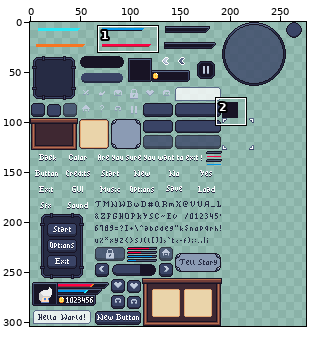
File history of a pixel-art file, assets/GUI.ase. Above, an overview of the earlier version with the close-up marked.
Close-up. Earlier state:
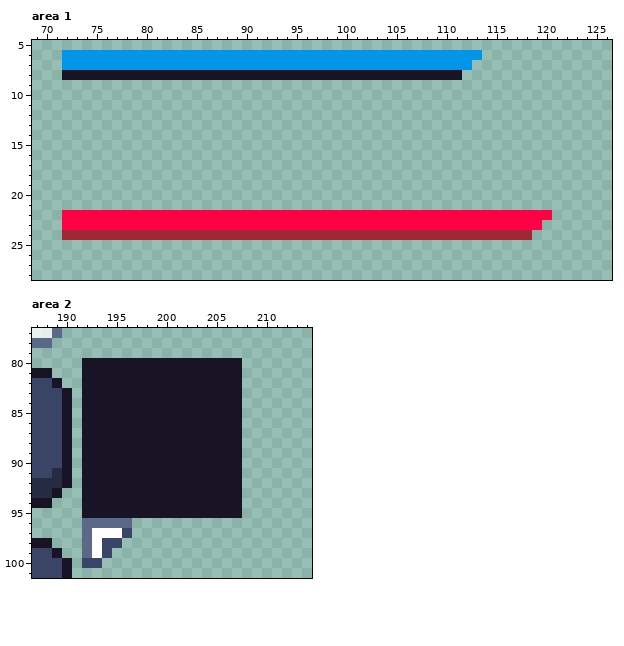
401x304 pixels, 1 frame. Shown: area 1: x 69..126, y 5..28; area 2: x 187..214, y 77..101. The wide view leaves out empty margins.
After:
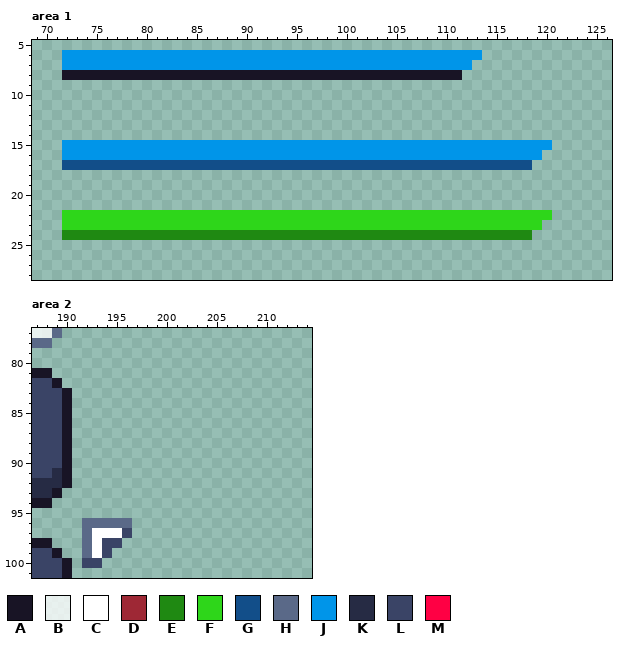
Palette (. is transparent): A #181425  B #ffffffc8  C #ffffff  D #9e2835  E #1f8912  F #2ed61a  G #124e89  H #5a6988  J #0095e9  K #262b44  L #3a4466  M #ff0044
Changes in this commit:
layer "Layer 1" removed
--- area 1, layer "Flattened"
@@ x 69..126 @@
 14 ..........................................................
-15 ..........................................................
-16 ..........................................................
-17 ..........................................................
+15 ...JJJJJJJJJJJJJJJJJJJJJJJJJJJJJJJJJJJJJJJJJJJJJJJJJ......
+16 ...JJJJJJJJJJJJJJJJJJJJJJJJJJJJJJJJJJJJJJJJJJJJJJJJ.......
+17 ...GGGGGGGGGGGGGGGGGGGGGGGGGGGGGGGGGGGGGGGGGGGGGGG........
 18 ..........................................................
@@ x 69..126 @@
 21 ..........................................................
-22 ...MMMMMMMMMMMMMMMMMMMMMMMMMMMMMMMMMMMMMMMMMMMMMMMMM......
-23 ...MMMMMMMMMMMMMMMMMMMMMMMMMMMMMMMMMMMMMMMMMMMMMMMM.......
-24 ...DDDDDDDDDDDDDDDDDDDDDDDDDDDDDDDDDDDDDDDDDDDDDDD........
+22 ...FFFFFFFFFFFFFFFFFFFFFFFFFFFFFFFFFFFFFFFFFFFFFFFFF......
+23 ...FFFFFFFFFFFFFFFFFFFFFFFFFFFFFFFFFFFFFFFFFFFFFFFF.......
+24 ...EEEEEEEEEEEEEEEEEEEEEEEEEEEEEEEEEEEEEEEEEEEEEEE........
 25 ..........................................................
--- area 2
@@ x 187..214 @@
  79 ............................
- 80 .....AAAAAAAAAAAAAAAA.......
- 81 AA...AAAAAAAAAAAAAAAA.......
- 82 LLA..AAAAAAAAAAAAAAAA.......
- 83 LLLA.AAAAAAAAAAAAAAAA.......
- 84 LLLA.AAAAAAAAAAAAAAAA.......
- 85 LLLA.AAAAAAAAAAAAAAAA.......
- 86 LLLA.AAAAAAAAAAAAAAAA.......
- 87 LLLA.AAAAAAAAAAAAAAAA.......
- 88 LLLA.AAAAAAAAAAAAAAAA.......
- 89 LLLA.AAAAAAAAAAAAAAAA.......
- 90 LLLA.AAAAAAAAAAAAAAAA.......
- 91 LLKA.AAAAAAAAAAAAAAAA.......
- 92 KKKA.AAAAAAAAAAAAAAAA.......
- 93 KKA..AAAAAAAAAAAAAAAA.......
- 94 AA...AAAAAAAAAAAAAAAA.......
- 95 .....AAAAAAAAAAAAAAAA.......
+ 80 ............................
+ 81 AA..........................
+ 82 LLA.........................
+ 83 LLLA........................
+ 84 LLLA........................
+ 85 LLLA........................
+ 86 LLLA........................
+ 87 LLLA........................
+ 88 LLLA........................
+ 89 LLLA........................
+ 90 LLLA........................
+ 91 LLKA........................
+ 92 KKKA........................
+ 93 KKA.........................
+ 94 AA..........................
+ 95 ............................
  96 .....HHHHH..................
Pixel boxes of the changes (left, top, right, bottom) in both close-ups:
changed: (62, 140, 552, 240)
erased: (82, 358, 242, 518)
